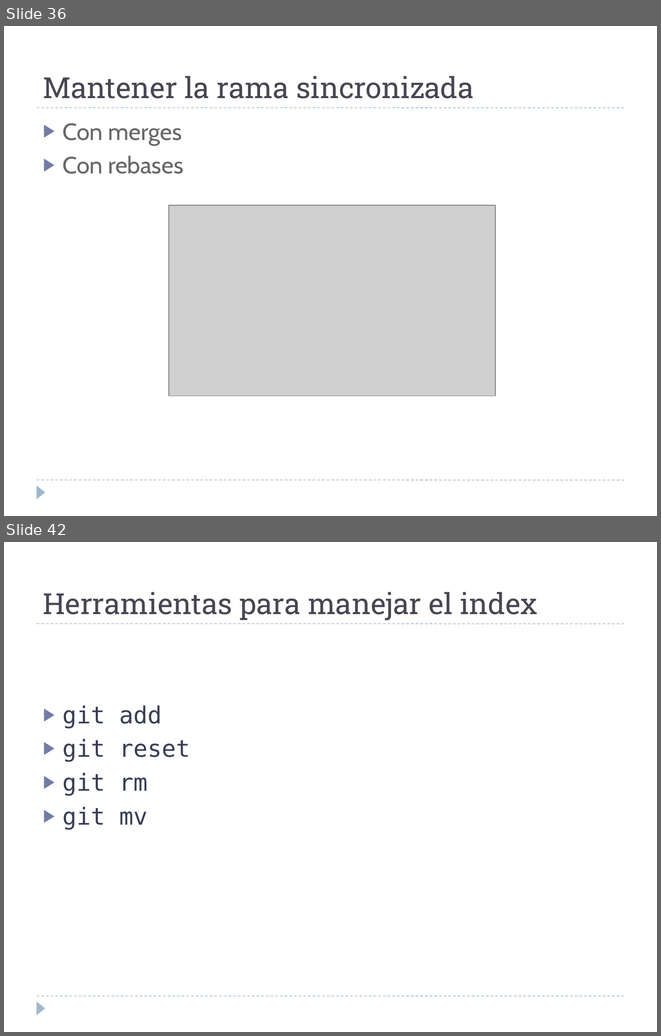
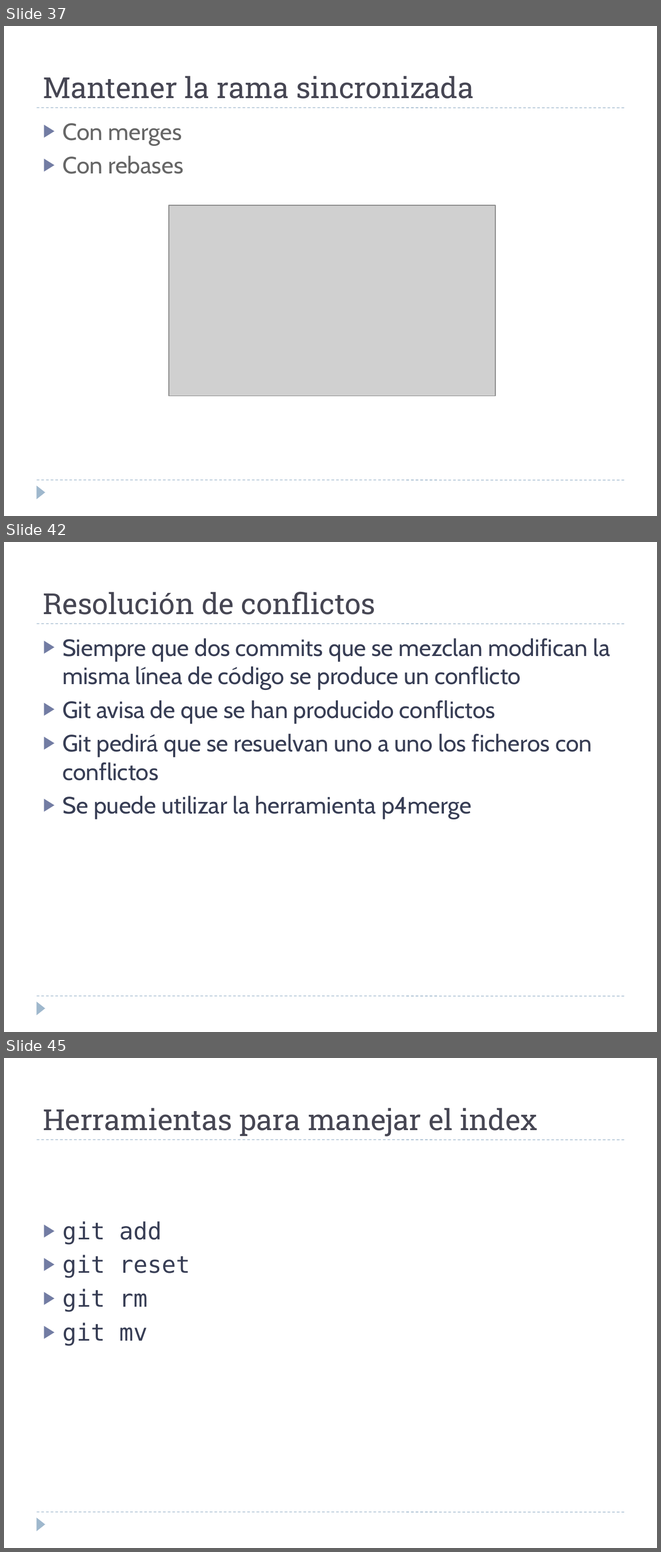
Before and after one commit to martina-if/curso_git, a slide deck: GIT.ppt. Shown one above the other, each under a label of ours: slides 36 and 42 before the commit, slides 37, 42 and 45 after it; the slides between them are not shown. The pictures are 661x1036 and 661x1552 pixels, drawn with LibreOffice and Linux fonts; fonts in the diff are those of the drawing; grey boxes stand for pictures. Boxes give left, top, right and bottom in pixels: in the first picture for what was removed or moved away, otherwise in the second. Text is boxed around its words. In the diff, an @@ line names an element or a change of style, - is before the commit and + after.

```diff
--- a/GIT.ppt
+++ b/GIT.ppt
@@ slide 42 added at (4,542,657,1032), background #FFFFFF; not listed: 3 template elements that a slide beside it also shows @@
@@ text added at (43,591,375,615), 32 pt, text #464653 @@
+Resolución de conflictos
@@ text added at (62,638,610,819), 26 pt, text #373D54 @@
+▶ Siempre que dos commits que se mezclan modifican la misma línea de código se produce un conflicto
+▶ Git avisa de que se han producido conflictos
+▶ Git pedirá que se resuelvan uno a uno los ficheros con conflictos
+▶ Se puede utilizar la herramienta p4merge
@@ what was slide 36 is now slide 37 @@
@@ what was slide 42 is now slide 45 @@
```
Also in this commit, not shown: 8 slides changed, 4 other slides added, 2 slides removed.
